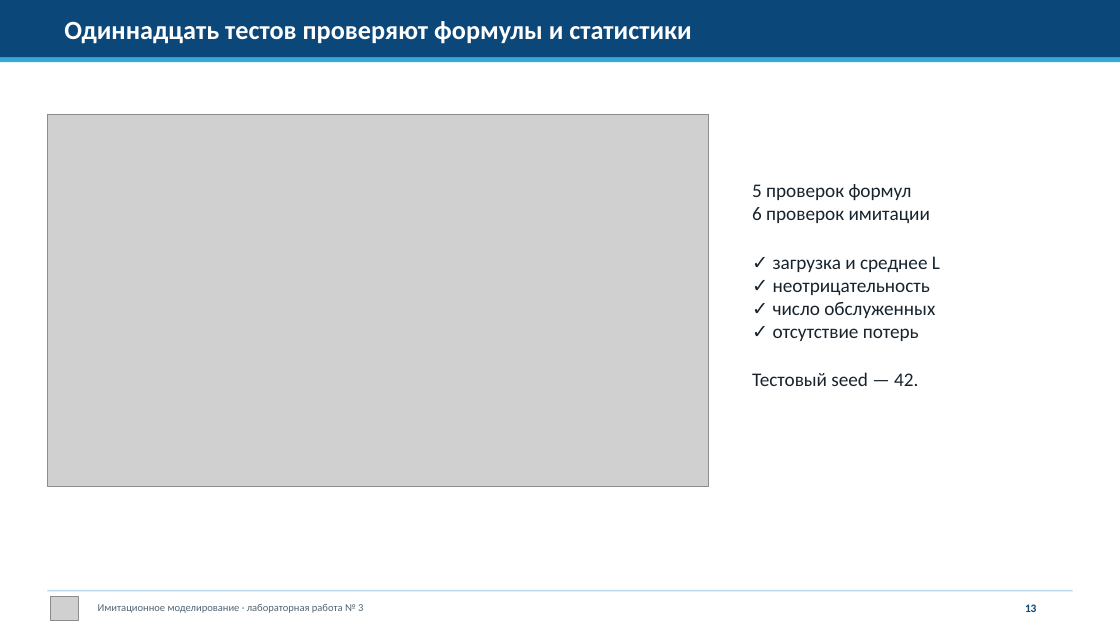
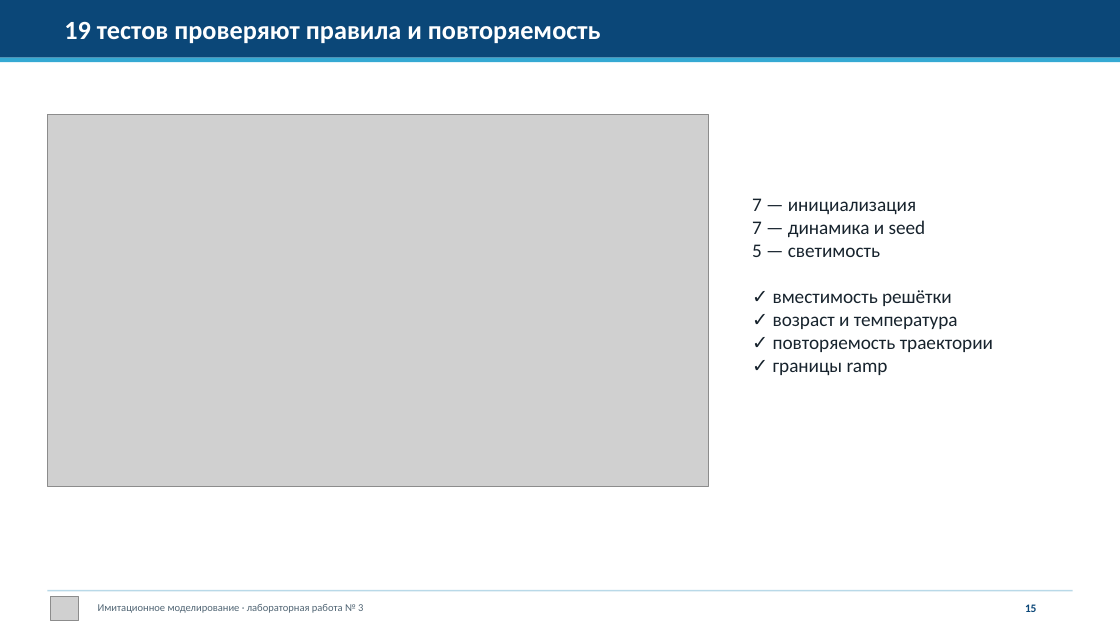
Before and after one commit to dakuokkonen1/study-2026-simulation-modeling, a slide deck: slide 15 of labs/lab03/presentation/simulation-modeling-lab03-presentation.pptx (slide 13 before the commit). Drawn at 1120x630 pixels with LibreOffice and Linux fonts; fonts in the diff are those of the drawing; grey boxes stand for pictures. Boxes give left, top, right and bottom in pixels: in the first picture for what was removed or moved away, otherwise in the second. Text is boxed around its words. In the diff, an @@ line names an element or a change of style, - is before the commit and + after.

```diff
--- a/labs/lab03/presentation/simulation-modeling-lab03-presentation.pptx
+++ b/labs/lab03/presentation/simulation-modeling-lab03-presentation.pptx
@@ text at [64,21,601,43]: text changed @@
-Одиннадцать тестов проверяют формулы и статистики
+19 тестов проверяют правила и повторяемость
@@ text at [752,198,993,375]: text changed @@
-5 проверок формул
-6 проверок имитации
-✓ загрузка и среднее L
-✓ неотрицательность
-✓ число обслуженных
-✓ отсутствие потерь
-Тестовый seed — 42.
+7 — инициализация
+7 — динамика и seed
+5 — светимость
+✓ вместимость решётки
+✓ возраст и температура
+✓ повторяемость траектории
+✓ границы ramp
@@ text at [1025,604,1037,612]: text changed @@
-13
+15
```
Also in this commit, not shown: 3 other slides changed, 13 slides added, 11 slides removed, 14 other files.
